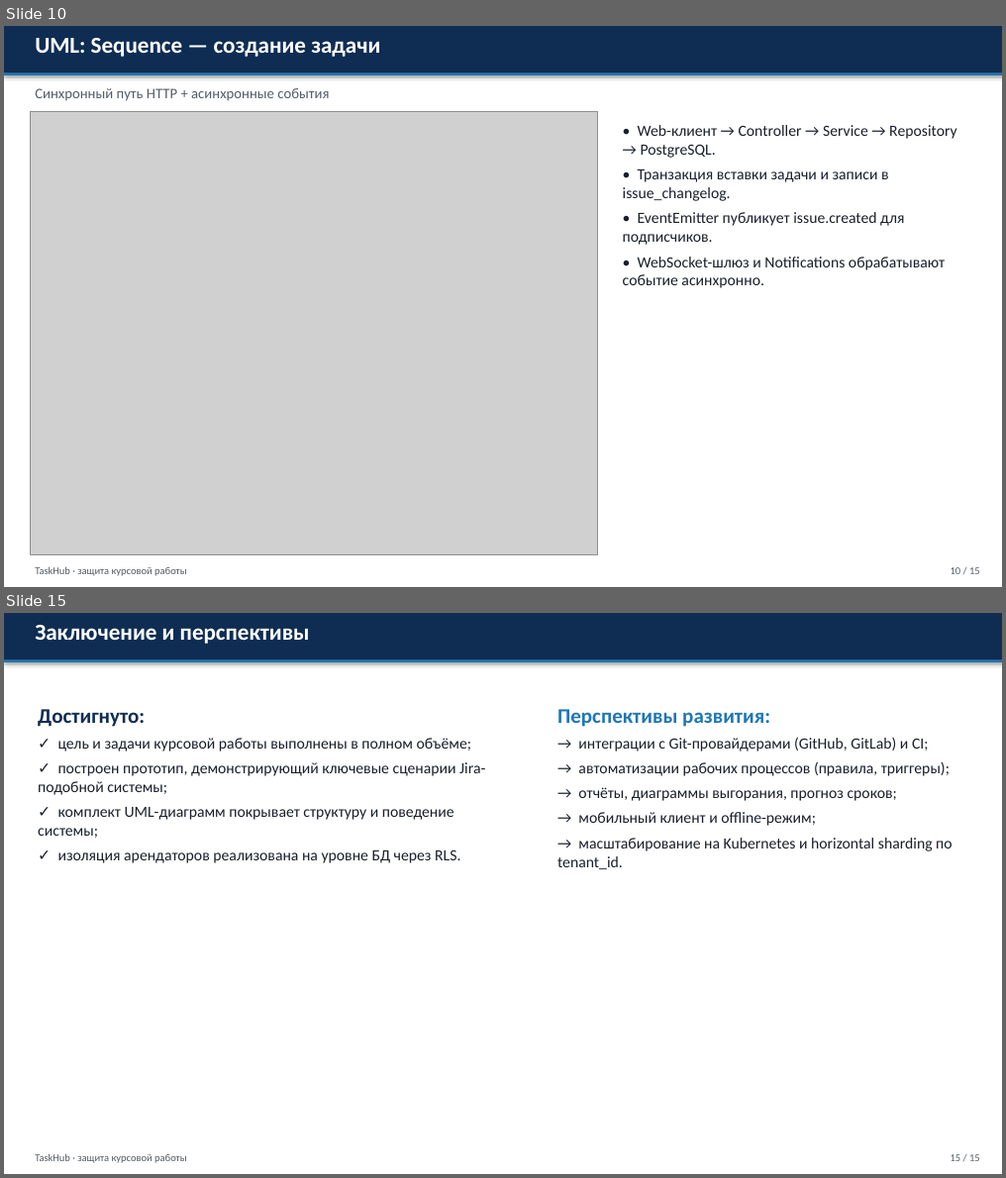
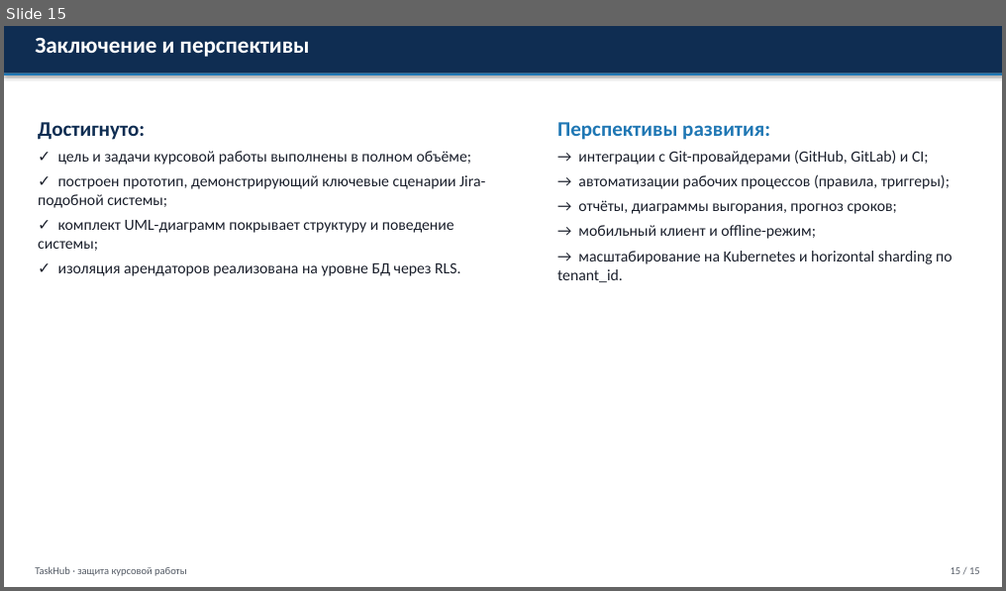
Before and after one commit to adenivi321-bot/jira1, a slide deck: docs/coursework/Презентация_TaskHub.pptx. Shown one above the other, each under a label of ours: slides 10 and 15 before the commit, slide 15 after it; the slides between them are not shown. The pictures are 1006x1178 and 1006x591 pixels, drawn with LibreOffice and Linux fonts; fonts in the diff are those of the drawing; grey boxes stand for pictures. Boxes give left, top, right and bottom in pixels: in the first picture for what was removed or moved away, otherwise in the second. Text is boxed around its words. In the diff, an @@ line names an element or a change of style, - is before the commit and + after.

```diff
--- a/docs/coursework/Презентация_TaskHub.pptx
+++ b/docs/coursework/Презентация_TaskHub.pptx
@@ slide 10 removed at (4,26,1002,587), background #FFFFFF @@
@@ rectangle removed at (4,26,1002,74) @@
@@ text removed at (35,38,380,57) @@
-UML: Sequence — создание задачи
@@ rectangle removed at (4,74,1002,76) @@
@@ picture removed at (30,111,597,556) @@
@@ text removed at (35,88,329,101) @@
-Синхронный путь HTTP + асинхронные события
@@ text removed at (623,125,957,288) @@
-• Web-клиент → Controller → Service → Repository → PostgreSQL.
-• Транзакция вставки задачи и записи в issue_changelog.
-• EventEmitter публикует issue.created для подписчиков.
-• WebSocket-шлюз и Notifications обрабатывают событие асинхронно.
@@ text removed at (35,567,187,576) @@
-TaskHub · защита курсовой работы
@@ text removed at (950,568,980,574) @@
-10 / 15
```
Also in this commit, not shown: 5 slides changed, 6 slides added, 5 other slides removed, 1 other file.
